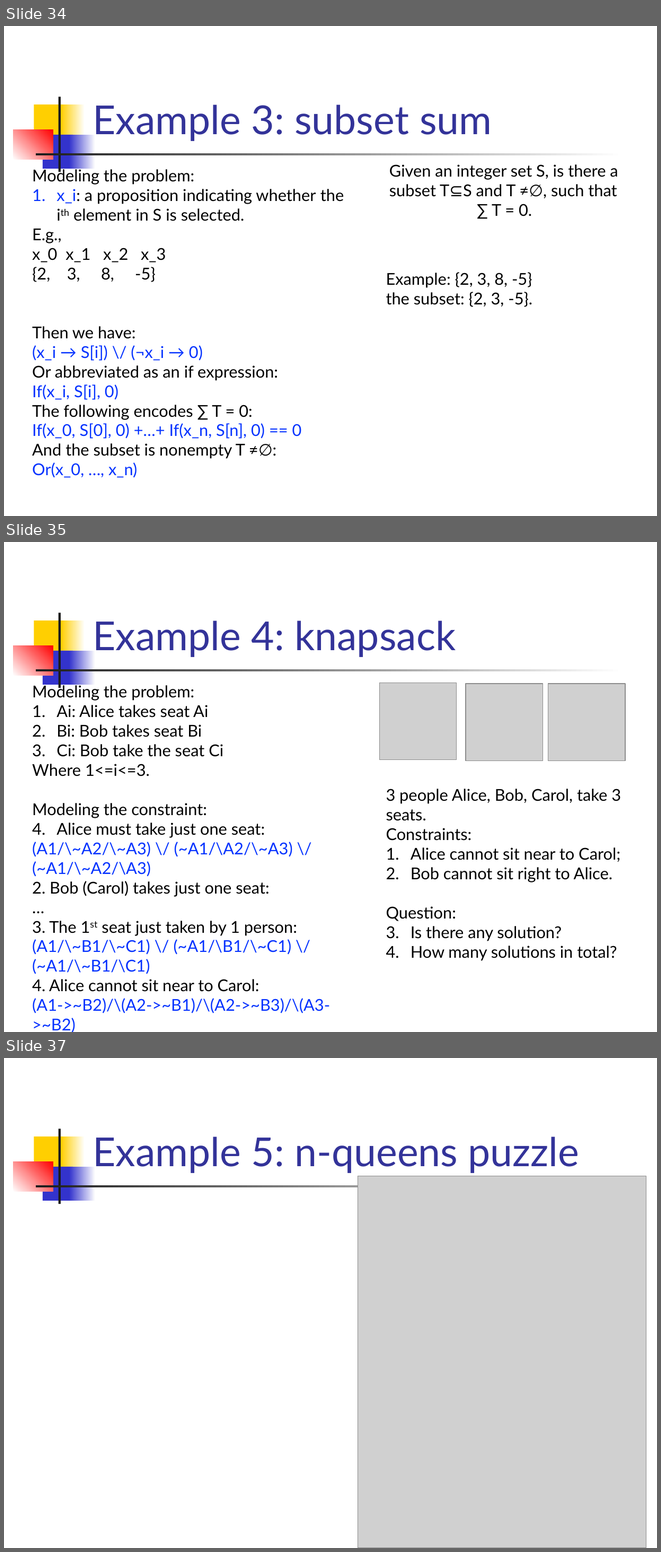
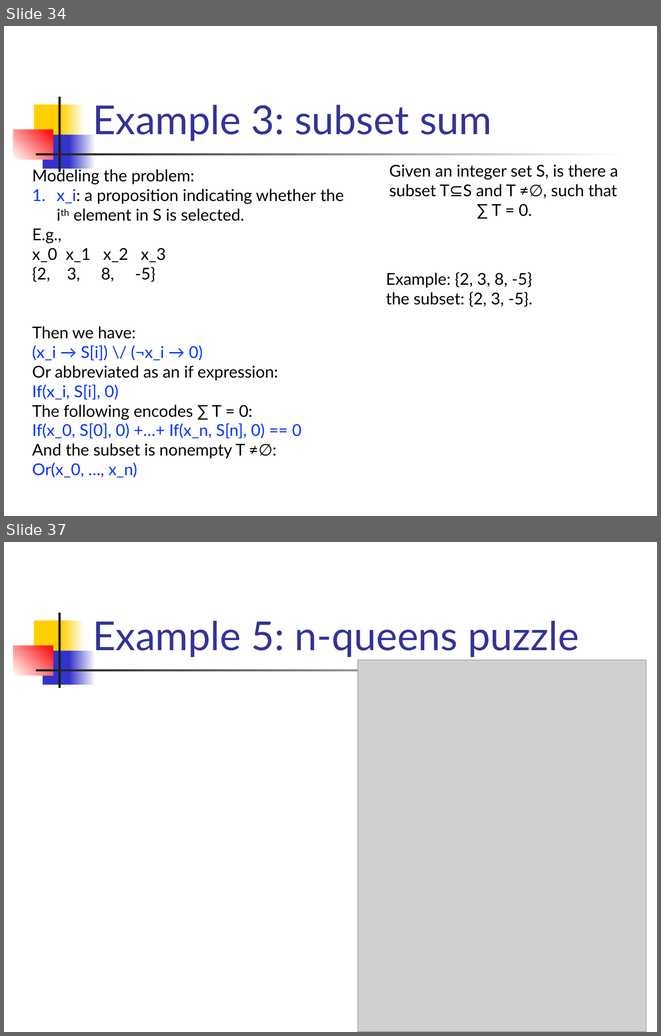
Before and after one commit to csslab-ustc/csslab-ustc.github.io, a slide deck: courses/theory/slides/lec07-sat.pptx. Shown one above the other, each under a label of ours: slides 34, 35 and 37 before the commit, slides 34 and 37 after it; the slides between them are not shown. The pictures are 661x1552 and 661x1036 pixels, drawn with LibreOffice and Linux fonts; fonts in the diff are those of the drawing; grey boxes stand for pictures. Boxes give left, top, right and bottom in pixels: in the first picture for what was removed or moved away, otherwise in the second. Text is boxed around its words. In the diff, an @@ line names an element or a change of style, - is before the commit and + after.

```diff
--- a/courses/theory/slides/lec07-sat.pptx
+++ b/courses/theory/slides/lec07-sat.pptx
@@ slide 35 removed at (4,542,657,1032), background #FFFFFF; not listed: 7 template elements that a slide beside it also shows @@
@@ title removed at (93,620,456,657) @@
-Example 4: knapsack
@@ text removed at (32,683,330,1032) @@
-Modeling the problem:
-1. Ai: Alice takes seat Ai
-2. Bi: Bob takes seat Bi
-3. Ci: Bob take the seat Ci
-Where 1<=i<=3.
-Modeling the constraint:
-1. Alice must take just one seat:
-(A1/\~A2/\~A3) \/ (~A1/\A2/\~A3) \/ (~A1/\~A2/\A3)
-2. Bob (Carol) takes just one seat:
-…
-3. The 1st seat just taken by 1 person:
-(A1/\~B1/\~C1) \/ (~A1/\B1/\~C1) \/ (~A1/\~B1/\C1)
-4. Alice cannot sit near to Carol:
-(A1->~B2)/\(A2->~B1)/\(A2->~B3)/\(A3->~B2)
@@ picture removed at (379,682,457,759) @@
@@ picture removed at (466,684,542,761) @@
@@ picture removed at (548,684,625,761) @@
@@ text removed at (386,788,621,961) @@
-3 people Alice, Bob, Carol, take 3 seats.
-Constraints:
-1. Alice cannot sit near to Carol;
-2. Bob cannot sit right to Alice.
-Question:
-1. Is there any solution?
-2. How many solutions in total?
```
Also in this commit, not shown: 1 slide changed, 1 slide added, 3 other files.
